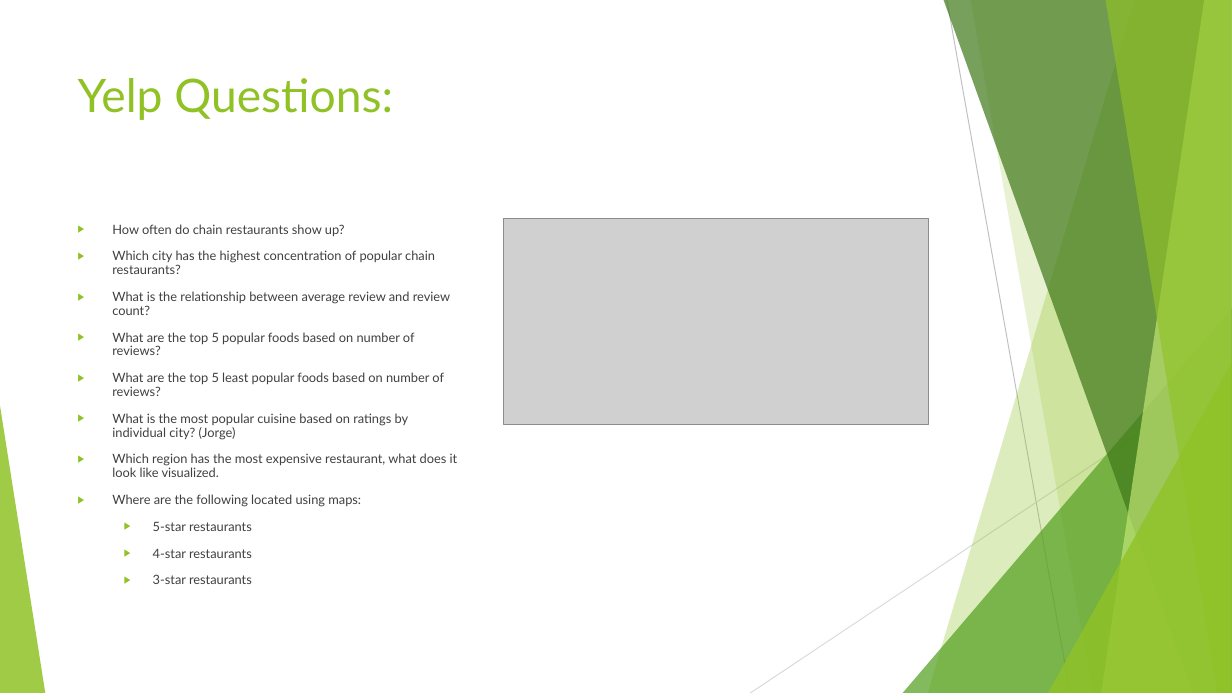
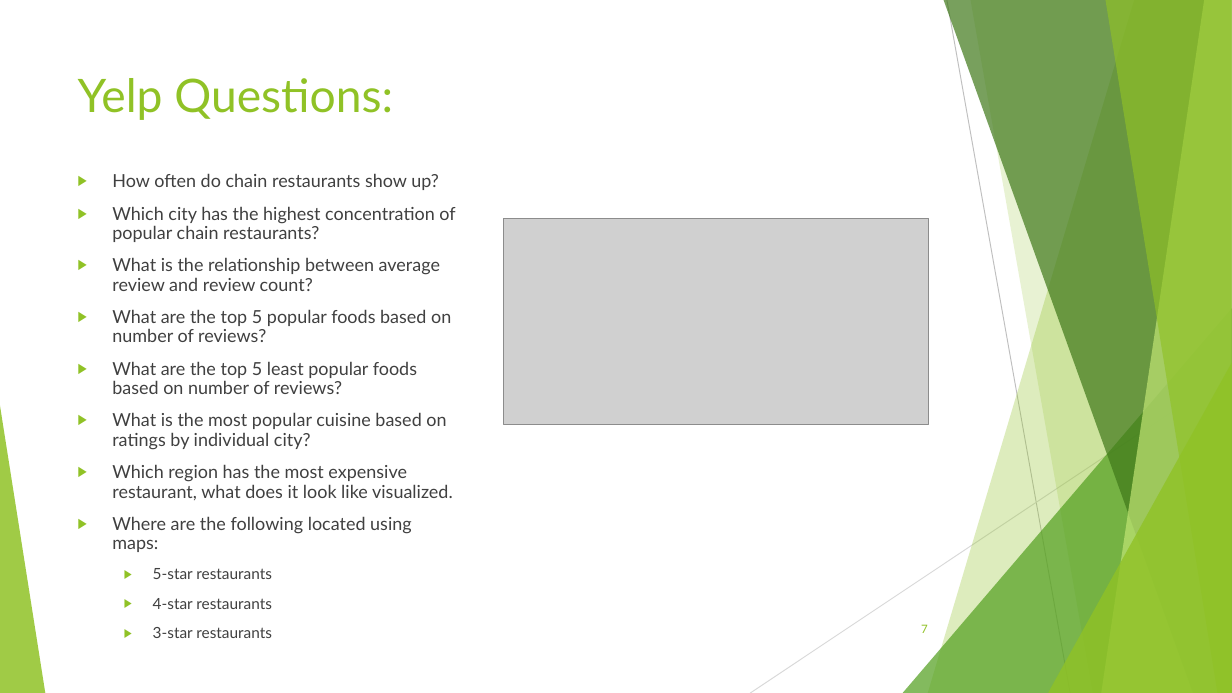
Before and after one commit to Cnw695/Project_1, a slide deck: slide 7 of final_project_one_slides.pptx. Drawn at 1232x693 pixels with LibreOffice and Linux fonts; fonts in the diff are those of the drawing; grey boxes stand for pictures. Boxes give left, top, right and bottom in pixels: in the first picture for what was removed or moved away, otherwise in the second. Text is boxed around its words. In the diff, an @@ line names an element or a change of style, - is before the commit and + after.

```diff
--- a/final_project_one_slides.pptx
+++ b/final_project_one_slides.pptx
@@ text "How often do chain restaurants ...": place and size @@
-text "How often do chain restaurants ..." at (112,224,458,584)
+text "How often do chain restaurants ..." at (112,173,455,638)
@@ text at (112,173,455,638): size 10 to 14 pt in "How often do chain restaurants show up?", "Which city has the highest concentration of ...", "What is the relationship between average review ...", "What are the top 5 popular foods ..." and 3 more places; size 10 to 12 pt in "5-star restaurants", "4-star restaurants", "3-star restaurants" @@
@@ text at (112,412,446,450): text changed; size 10 to 14 pt @@
-▶ What is the most popular cuisine based on ratings by individual city? (Jorge)
+▶ What is the most popular cuisine based on ratings by individual city?
@@ page number added at (921,624,928,633), 9 pt, text #90C226 @@
+7
```
Also in this commit, not shown: 12 other slides changed, 13 slides added, 12 slides removed, 10 other files.
